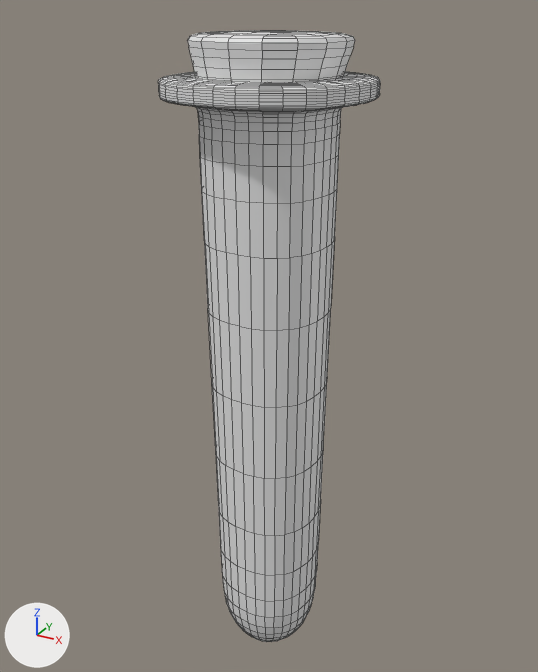
What one commit did to the Blender file src/Assets/Resources/Models/Vial_2.blend.
Camera for both pictures: a 50 mm camera at (0.508, -0.927, 1.116) aimed at (-0.016, 0.027, 0.639). The lights are fixed; the arrows at lower left show +X, +Y and +Z. Mesh edges are drawn as thin lines.

Names of what the first picture shows: 'Vial_2_Cork', 'Vial_2_Glass'.
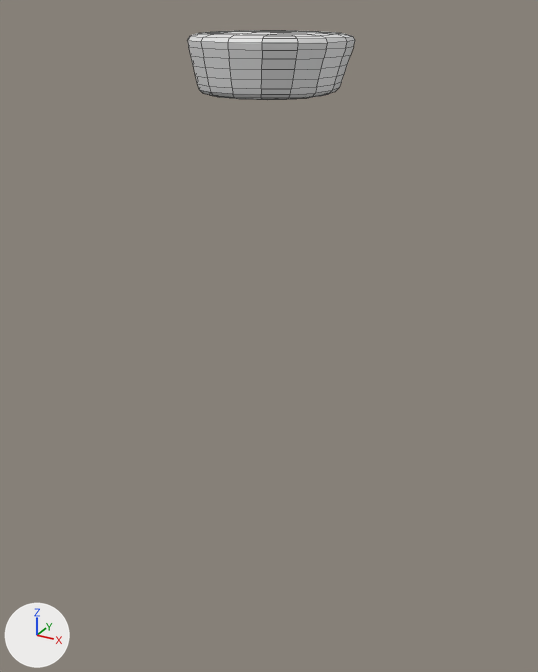
The newer file is also rescaled (x0.125) as a whole; pictures and numbers use the older file's frame.

Pixel boxes (x1, y1, x2, y2) of what changed, in the pictures (538 x 672 px):
'Vial_2_Glass', hidden
    before: (158, 72, 380, 642)

Patch to the scene script:
```diff
--- a/src/Assets/Resources/Models/Vial_2.blend.py
+++ b/src/Assets/Resources/Models/Vial_2.blend.py
@@ ob_vial_2_glass @@
 ob_vial_2_glass.location = (0.0, 0.0, 0.0)
-_m = ob_vial_2_glass.modifiers.new('Mirror', 'MIRROR')
-_m.use_axis = (False, True, False)
-_m.use_clip = True
-_m = ob_vial_2_glass.modifiers.new('Mirror.001', 'MIRROR')
-_m.use_clip = True
 _m = ob_vial_2_glass.modifiers.new('Subdivision', 'SUBSURF')
 _m.levels = 2
+ob_vial_2_glass.hide_set(True)
```
